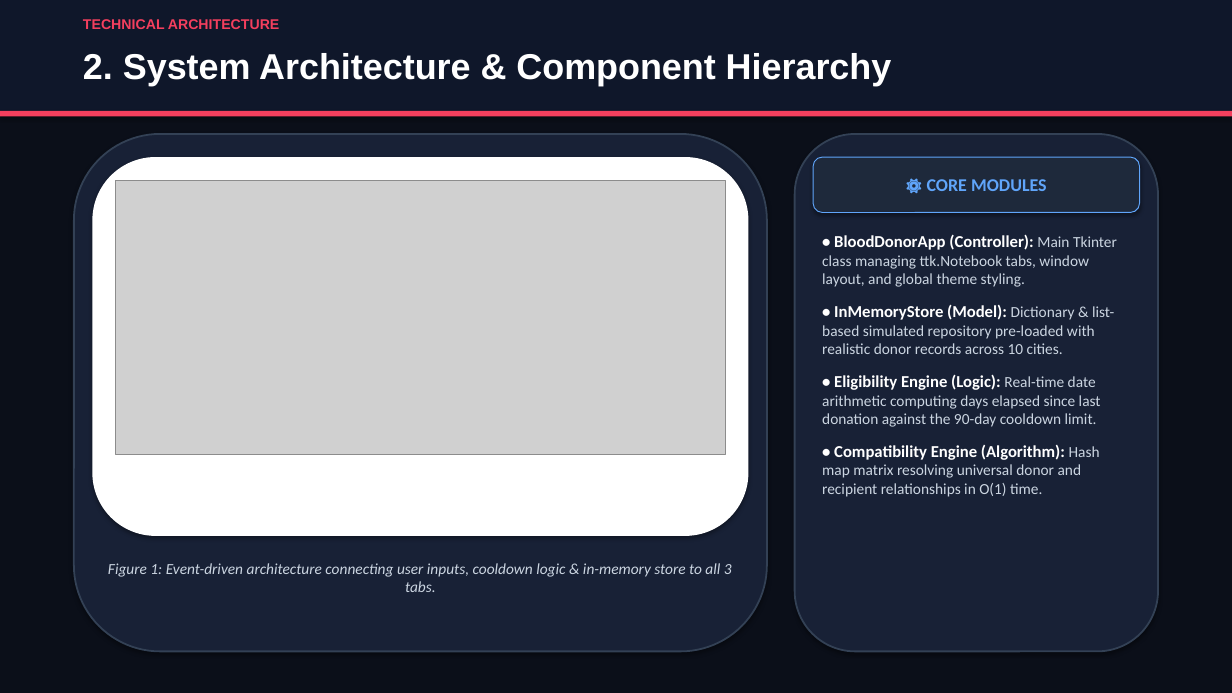
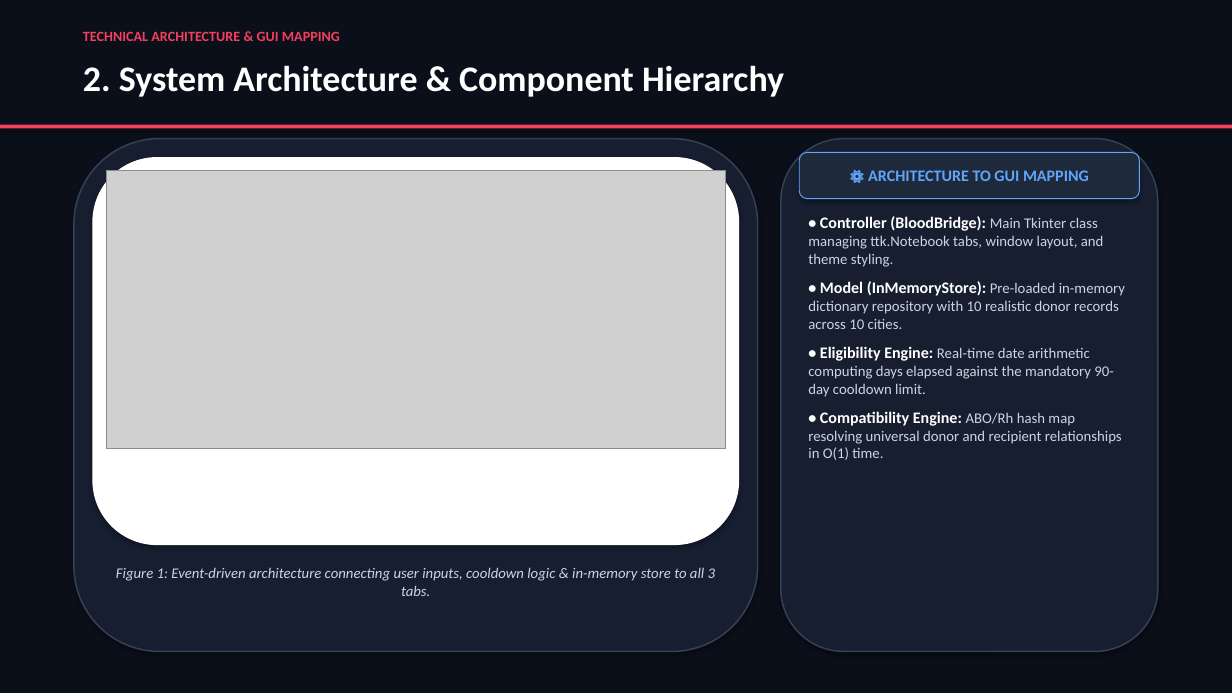
Before and after one commit to raghavmaheshwari-web/Blood-Bridge, a slide deck: slide 3 of BloodBridge_Presentation.pptx. Drawn at 1232x693 pixels with LibreOffice and Linux fonts; fonts in the diff are those of the drawing; grey boxes stand for pictures. Boxes give left, top, right and bottom in pixels: in the first picture for what was removed or moved away, otherwise in the second. Text is boxed around its words. In the diff, an @@ line names an element or a change of style, - is before the commit and + after.

```diff
--- a/BloodBridge_Presentation.pptx
+++ b/BloodBridge_Presentation.pptx
@@ rectangle removed at [0,0,1232,111] @@
@@ text "2. System Architecture & Component ...": place and size @@
-text "2. System Architecture & Component ..." at [83,53,892,86]
+text "2. System Architecture & Component ..." at [83,65,784,97]
@@ text "2. System Architecture & Component ..." at [83,65,784,97]: font Arial to Calibri @@
@@ text at [83,31,340,41]: text changed; font Arial to Calibri @@
-TECHNICAL ARCHITECTURE
+TECHNICAL ARCHITECTURE & GUI MAPPING
@@ rectangle: place and size @@
-rectangle at [0,111,1232,116]
+rectangle at [0,125,1232,128]
@@ rounded rectangle: place and size @@
-rounded rectangle at [92,157,749,536]
+rounded rectangle at [74,139,758,652]
@@ rounded rectangle at [74,139,758,652]: fill #FFFFFF to #161E30; outline none to #334155 1.2 pt @@
@@ rounded rectangle: place and size @@
-rounded rectangle at [795,134,1158,652]
+rounded rectangle at [781,139,1158,652]
@@ rounded rectangle at [781,139,1158,652]: fill #182136 to #161E30; outline #334155 1.4 pt to #334155 1.2 pt @@
@@ rounded rectangle: place and size @@
-rounded rectangle at [74,134,767,652]
+rounded rectangle at [92,157,739,545]
@@ rounded rectangle at [92,157,739,545]: fill #182136 to #FFFFFF; outline #334155 1.4 pt to none @@
@@ picture: place and size @@
-picture at [116,180,726,454]
+picture at [106,171,726,449]
@@ rounded rectangle added at [799,152,1140,199], fill #1E293B, outline #60A5FA 0.75 pt, 12.5 pt, text #60A5FA, bold @@
+⚙️ ARCHITECTURE TO GUI MAPPING
@@ rounded rectangle removed at [813,157,1140,213] @@
-⚙️ CORE MODULES
@@ text at [808,216,1125,460]: text changed; size 12 to 11.5 pt @@
-• BloodDonorApp (Controller): Main Tkinter class managing ttk.Notebook tabs, window layout, and global theme styling.
-• InMemoryStore (Model): Dictionary & list-based simulated repository pre-loaded with realistic donor records across 10 cities.
-• Eligibility Engine (Logic): Real-time date arithmetic computing days elapsed since last donation against the 90-day cooldown limit.
-• Compatibility Engine (Algorithm): Hash map matrix resolving universal donor and recipient relationships in O(1) time.
+• Controller (BloodBridge): Main Tkinter class managing ttk.Notebook tabs, window layout, and theme styling.
+• Model (InMemoryStore): Pre-loaded in-memory dictionary repository with 10 realistic donor records across 10 cities.
+• Eligibility Engine: Real-time date arithmetic computing days elapsed against the mandatory 90-day cooldown limit.
+• Compatibility Engine: ABO/Rh hash map resolving universal donor and recipient relationships in O(1) time.
@@ text "Figure 1: Event-driven architecture connecting ..." at [116,567,715,596]: size 12 to 11.5 pt @@
```
Also in this commit, not shown: 4 other slides changed, 1 slide added, 1 slide removed, 2 other files.
